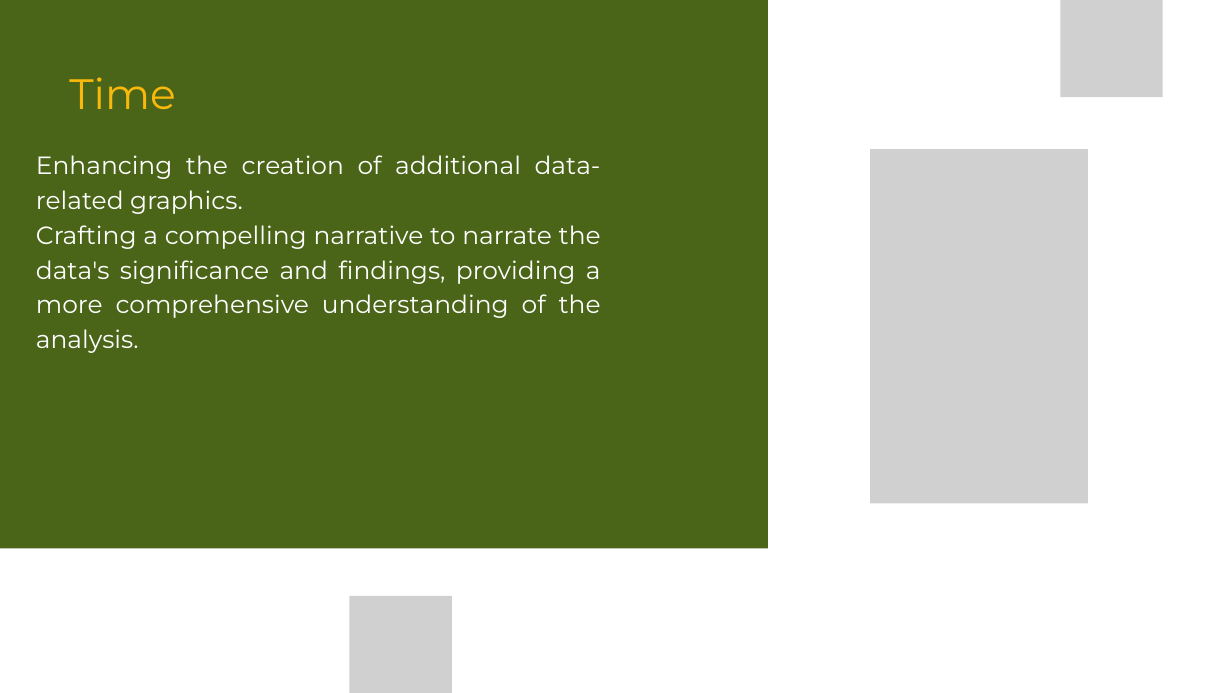
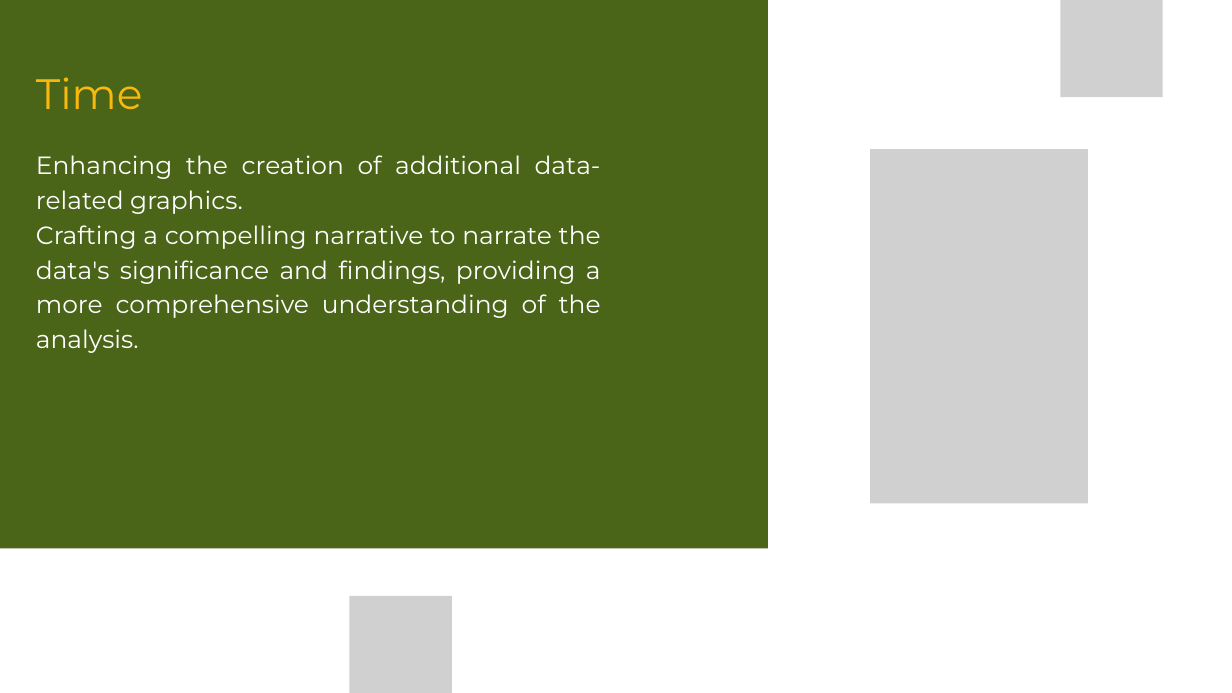
Before and after one commit to fursuf1/Tableau, a slide deck: slide 11 of Files/Tableau FAA-Project .pptx. Drawn at 1232x693 pixels with LibreOffice and Linux fonts; fonts in the diff are those of the drawing; grey boxes stand for pictures. Boxes give left, top, right and bottom in pixels: in the first picture for what was removed or moved away, otherwise in the second. Text is boxed around its words. In the diff, an @@ line names an element or a change of style, - is before the commit and + after.

```diff
--- a/Files/Tableau FAA-Project .pptx
+++ b/Files/Tableau FAA-Project .pptx
@@ text "Time" moved from (x1=69, y1=77, x2=176, y2=109) to (x1=36, y1=77, x2=143, y2=109) @@
```
Also in this commit, not shown: 6 other slides changed, 3 other files.
